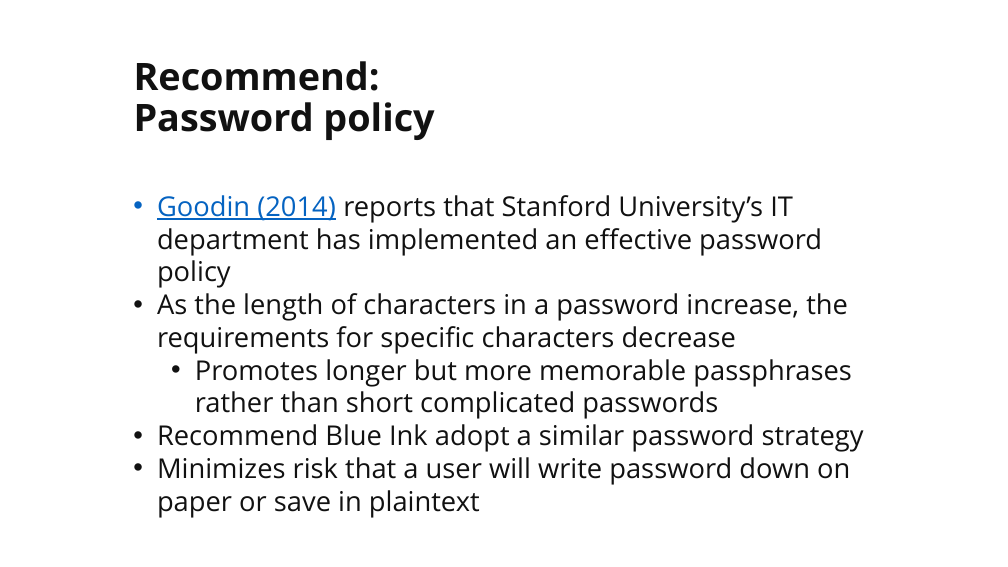
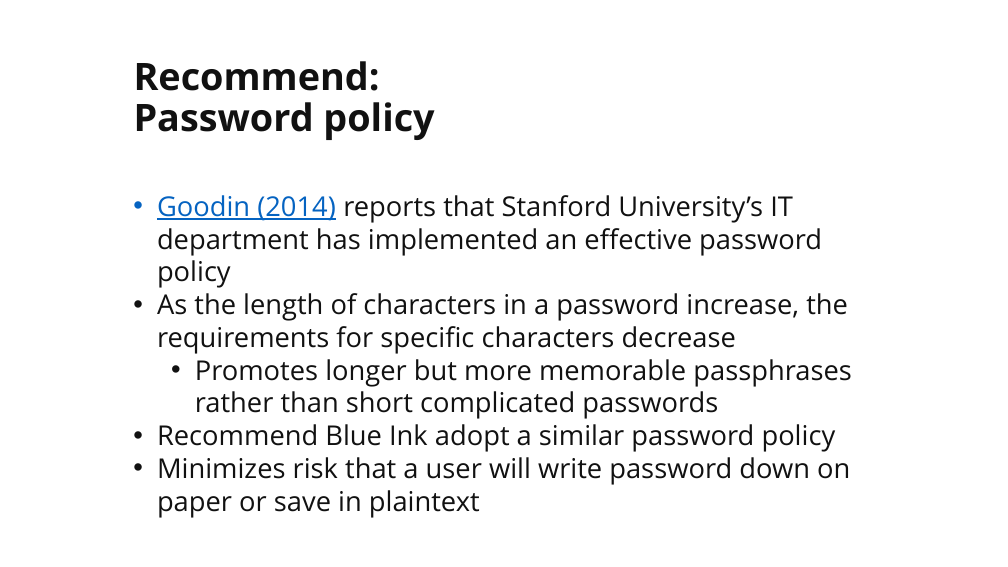
Before and after one commit to martymcflywa/ecu, a slide deck: slide 19 of year_1/sem_2/CSI1101_computer_security/0b_assignment_2_[22MAY15_0900]/dev/CSI1101_PONCE_A2_v02.pptx. Drawn at 1008x567 pixels with LibreOffice and Linux fonts; fonts in the diff are those of the drawing. Boxes give left, top, right and bottom in pixels: in the first picture for what was removed or moved away, otherwise in the second. Text is boxed around its words. In the diff, an @@ line names an element or a change of style, - is before the commit and + after.

Commit message:
CSI1101 A2: updated recommend passphrase

```diff
--- a/year_1/sem_2/CSI1101_computer_security/0b_assignment_2_[22MAY15_0900]/dev/CSI1101_PONCE_A2_v02.pptx
+++ b/year_1/sem_2/CSI1101_computer_security/0b_assignment_2_[22MAY15_0900]/dev/CSI1101_PONCE_A2_v02.pptx
@@ text at (x1=157, y1=424, x2=836, y2=452): text changed @@
-• Recommend Blue Ink adopt a similar password strategy
+• Recommend Blue Ink adopt a similar password policy
```
Also in this commit, not shown: 1 other slide changed.
